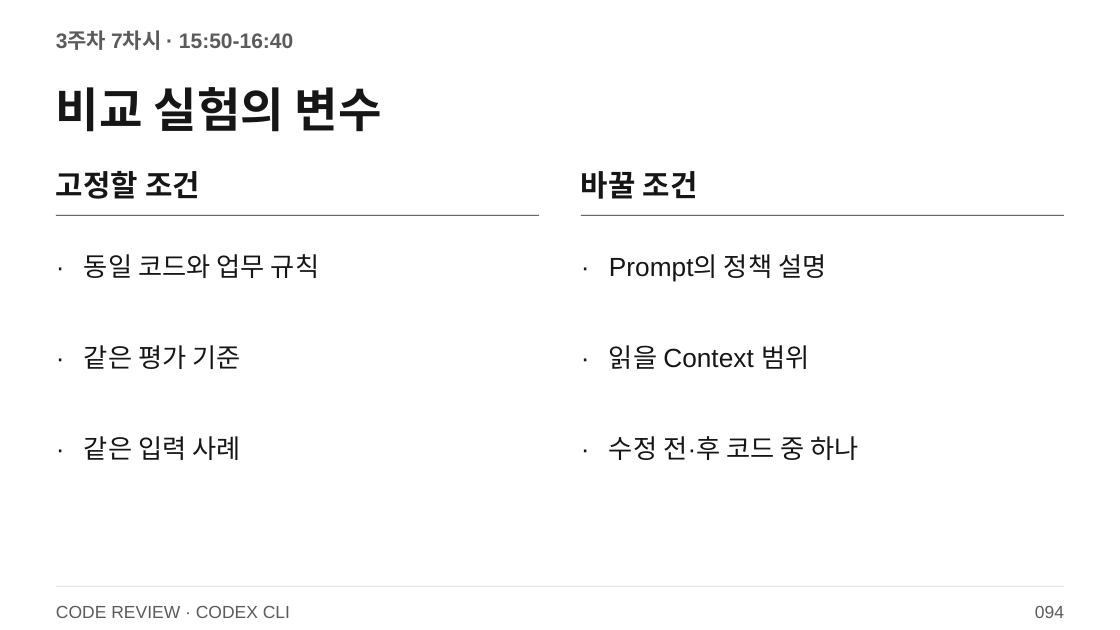
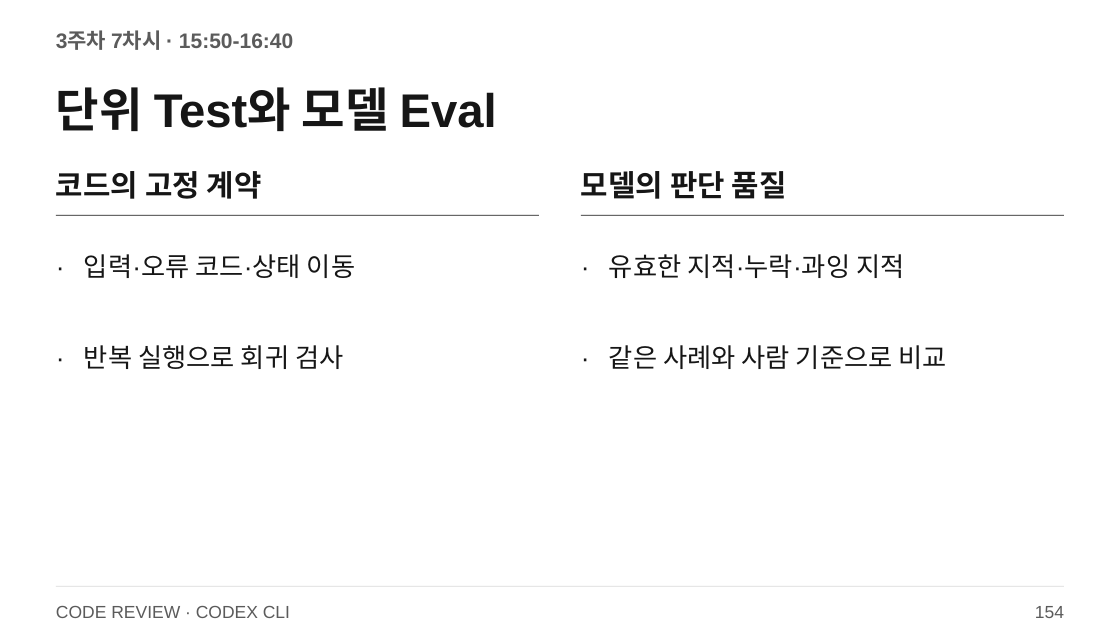
Before and after one commit to smilesjcha/llm-agent-and-workflow-automation, a slide deck: slide 154 of slides/IPA_LLM_Agent_업무자동화_Day3_2026_CODEX_CLI.pptx (slide 94 before the commit). Drawn at 1120x630 pixels with LibreOffice and Linux fonts; fonts in the diff are those of the drawing. Boxes give left, top, right and bottom in pixels: in the first picture for what was removed or moved away, otherwise in the second. Text is boxed around its words. In the diff, an @@ line names an element or a change of style, - is before the commit and + after.

```diff
--- a/slides/IPA_LLM_Agent_업무자동화_Day3_2026_CODEX_CLI.pptx
+++ b/slides/IPA_LLM_Agent_업무자동화_Day3_2026_CODEX_CLI.pptx
@@ text at (56, 87, 497, 131): text changed @@
-비교 실험의 변수
+단위 Test와 모델 Eval
@@ text at (56, 171, 262, 199): text changed @@
-고정할 조건
+코드의 고정 계약
@@ text at (581, 171, 787, 199): text changed @@
-바꿀 조건
+모델의 판단 품질
@@ text at (84, 254, 355, 278): text changed @@
-동일 코드와 업무 규칙
+입력·오류 코드·상태 이동
@@ text at (609, 254, 904, 278): text changed @@
-Prompt의 정책 설명
+유효한 지적·누락·과잉 지적
@@ text at (84, 345, 343, 369): text changed @@
-같은 평가 기준
+반복 실행으로 회귀 검사
@@ text at (609, 345, 947, 369): text changed @@
-읽을 Context 범위
+같은 사례와 사람 기준으로 비교
@@ text removed at (56, 429, 78, 468) @@
-·
@@ text removed at (84, 436, 240, 460) @@
-같은 입력 사례
@@ text removed at (581, 429, 603, 468) @@
-·
@@ text removed at (609, 436, 859, 460) @@
-수정 전·후 코드 중 하나
@@ text at (1035, 606, 1064, 618): text changed @@
-094
+154
```
Also in this commit, not shown: 70 other slides changed, 98 slides added, 13 slides removed, 27 other files.
